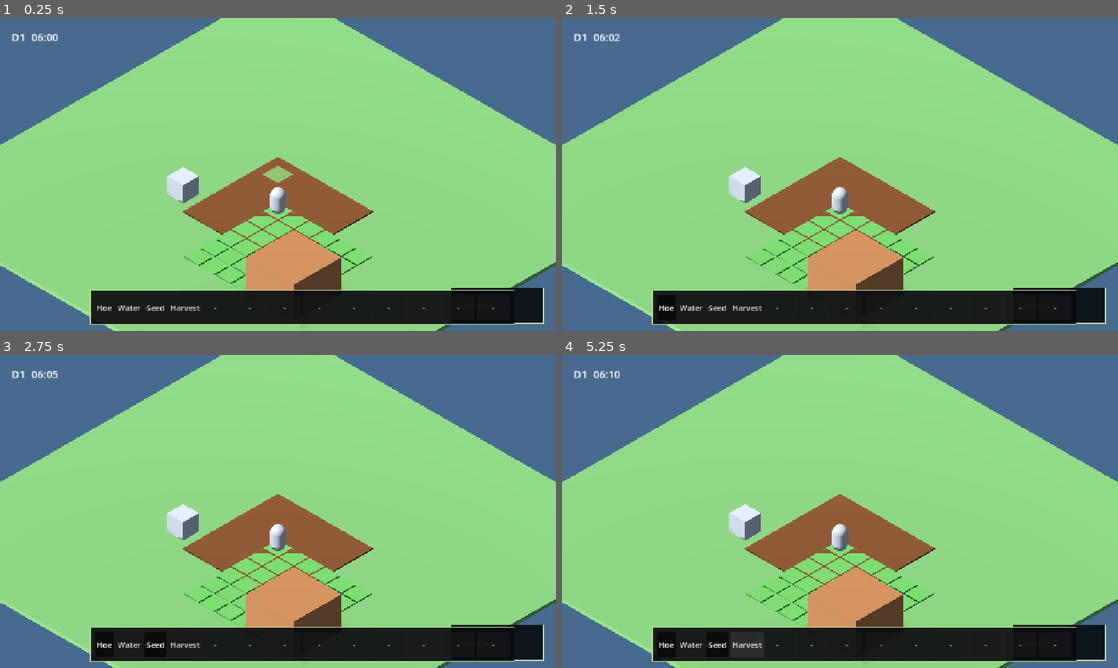
Above: before the commit, frames 1-4 (two rows, left to right).
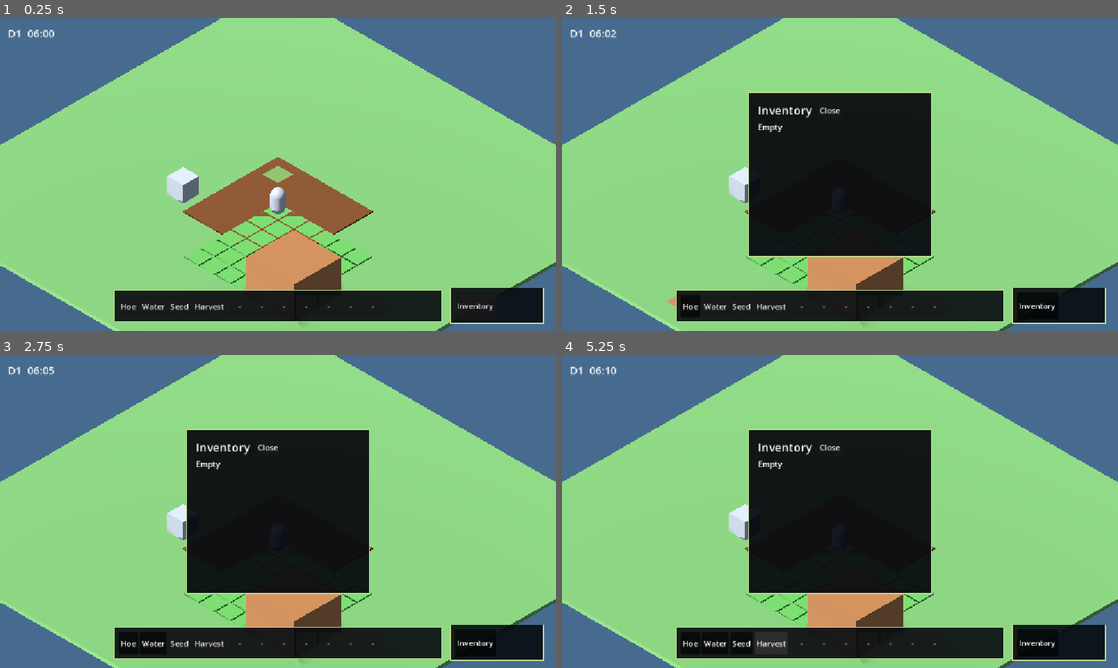
Above: after the commit, the same moments.

Repository: hoangarts1/nongtrai
Game: Godot game, scene res://scenes/main/main.tscn
Two runs of this game, one before a commit and one after it. Both use one fixed random seed, a clock stepped at 60 frames per second and the inputs below.
Inputs:
- Up to frame 1 (0.25 s): no input
- Up to frame 2 (1.5 s): click "Inventory" at 0.5 s; click "-" at 1.25 s
- Up to frame 3 (2.75 s): click "-" at 2 s
- Up to frame 4 (5.25 s): click "-" at 2.75 s; click "-" at 3.5 s; click "-" at 4.25 s; click "-" at 5 s

The runs differ from the first frame. In frame 1, 2.0% of the frame differs, in the area x 1-93%, y 3-98%; in frame 2, 19%; in frame 3, 19%; in frame 4, 20%.

Commit message:
fix: separate HUD layout regions
Co-authored-by: Copilot <223556219+Copilot@users.noreply.github.com>

Diff:
--- a/localization/strings_en.csv
+++ b/localization/strings_en.csv
@@ -1,6 +1,7 @@
 key,value
 UI_INVENTORY_TITLE,Inventory
 UI_INVENTORY_EMPTY,Empty
+UI_CLOSE,Close
 UI_HOTBAR_EMPTY,Empty slot
 UI_DEBUG_TITLE,DEBUG MENU  (Ctrl+M)
 UI_DEBUG_TIME_DAY,Day
--- a/localization/strings_vi.csv
+++ b/localization/strings_vi.csv
@@ -1,6 +1,7 @@
 key,value
 UI_INVENTORY_TITLE,KHO ĐỒ
 UI_INVENTORY_EMPTY,Trống
+UI_CLOSE,Đóng
 UI_HOTBAR_EMPTY,Ô trống
 UI_DEBUG_TITLE,DEBUG MENU  (Ctrl+M)
 UI_DEBUG_TIME_DAY,Ngày
--- a/scenes/main/main.tscn
+++ b/scenes/main/main.tscn
@@ -47,9 +47,11 @@
 [node name="GrayBoxWorld" parent="." instance=ExtResource("1_world")]
 
 [node name="ClockHud" type="Label" parent="."]
-offset_left = 24.0
-offset_top = 24.0
-offset_right = 180.0
+anchor_right = 0.0
+anchor_bottom = 0.0
+offset_left = 16.0
+offset_top = 16.0
+offset_right = 220.0
 offset_bottom = 52.0
 theme_override_colors/font_color = Color(1, 1, 1, 1)
 theme_override_font_sizes/font_size = 22
@@ -57,18 +59,25 @@
 script = ExtResource("2_clock")
 
 [node name="DebugMenu" type="PanelContainer" parent="."]
-offset_left = 24.0
-offset_top = 70.0
-offset_right = 330.0
-offset_bottom = 620.0
+anchor_left = 1.0
+anchor_right = 1.0
+anchor_bottom = 0.0
+offset_left = -360.0
+offset_top = 16.0
+offset_right = -16.0
+offset_bottom = 500.0
 theme_override_styles/panel = SubResource("Style_debug")
 script = ExtResource("4_debug")
 
 [node name="InventoryPanel" type="PanelContainer" parent="."]
-offset_left = 420.0
-offset_top = 70.0
-offset_right = 720.0
-offset_bottom = 360.0
+anchor_left = 0.5
+anchor_top = 0.5
+anchor_right = 0.5
+anchor_bottom = 0.5
+offset_left = -190.0
+offset_top = -170.0
+offset_right = 190.0
+offset_bottom = 170.0
 theme_override_styles/panel = SubResource("Style_inventory")
 script = ExtResource("5_inventory")
 
@@ -89,9 +98,9 @@
 anchor_top = 1.0
 anchor_right = 0.5
 anchor_bottom = 1.0
-offset_left = -390.0
+offset_left = -340.0
 offset_top = -84.0
-offset_right = 390.0
+offset_right = 340.0
 offset_bottom = -18.0
 theme_override_styles/panel = SubResource("Style_hotbar")
 script = ExtResource("7_hotbar")
--- a/scenes/world/gray_box_world.tscn
+++ b/scenes/world/gray_box_world.tscn
@@ -123,9 +123,9 @@
 anchor_right = 0.5
 anchor_bottom = 1.0
 offset_left = -180.0
-offset_top = -130.0
+offset_top = -154.0
 offset_right = 180.0
-offset_bottom = -75.0
+offset_bottom = -98.0
 theme_override_styles/panel = SubResource("Style_prompt")
 script = ExtResource("4_prompt")
 
--- a/scripts/view/debug_menu.gd
+++ b/scripts/view/debug_menu.gd
@@ -81,9 +81,14 @@
 	column.add_child(title)
 	_status_label = Label.new()
 	column.add_child(_status_label)
+	var action_scroll: ScrollContainer = ScrollContainer.new()
+	action_scroll.name = "ActionScroll"
+	action_scroll.size_flags_vertical = Control.SIZE_EXPAND_FILL
+	action_scroll.horizontal_scroll_mode = ScrollContainer.SCROLL_MODE_DISABLED
+	column.add_child(action_scroll)
 	_action_buttons = VBoxContainer.new()
 	_action_buttons.add_theme_constant_override("separation", 4)
-	column.add_child(_action_buttons)
+	action_scroll.add_child(_action_buttons)
 	for action: Dictionary in _actions:
 		_add_action_button(action["label"] as String, action["callback"] as Callable)
 
--- a/scripts/view/hotbar_panel.gd
+++ b/scripts/view/hotbar_panel.gd
@@ -68,7 +68,7 @@
 	var slots: Array[Dictionary] = _inventory.get_slots()
 	for index: int in range(_inventory.capacity):
 		var button: Button = Button.new()
-		button.custom_minimum_size = Vector2(68, 52)
+		button.custom_minimum_size = Vector2(42, 40)
 		button.toggle_mode = true
 		button.mouse_filter = Control.MOUSE_FILTER_STOP
 		button.tooltip_text = tr("UI_HOTBAR_EMPTY") if index >= slots.size() else String(DataRegistry.get_item(slots[index]["item_id"]).get("display_name"))
--- a/scripts/view/inventory_panel.gd
+++ b/scripts/view/inventory_panel.gd
@@ -52,7 +52,17 @@
 	var title: Label = Label.new()
 	title.text = tr("UI_INVENTORY_TITLE")
 	title.add_theme_font_size_override("font_size", 24)
-	_list.add_child(title)
+	var heading: HBoxContainer = HBoxContainer.new()
+	heading.add_theme_constant_override("separation", 12)
+	_list.add_child(heading)
+	heading.add_child(title)
+	var close_button: Button = Button.new()
+	close_button.text = tr("UI_CLOSE")
+	close_button.tooltip_text = tr("UI_CLOSE")
+	close_button.size_flags_horizontal = Control.SIZE_SHRINK_END
+	close_button.mouse_filter = Control.MOUSE_FILTER_STOP
+	close_button.pressed.connect(toggle_inventory)
+	heading.add_child(close_button)
 	if _inventory == null or _inventory.get_slots().is_empty():
 		var empty_label: Label = Label.new()
 		empty_label.text = tr("UI_INVENTORY_EMPTY")
--- /dev/null
+++ b/tests/unit/test_ui_layout.gd
@@ -0,0 +1,43 @@
+extends GutTest
+
+const VIEWPORT_SIZES: Array[Vector2i] = [
+	Vector2i(1152, 648),
+	Vector2i(1280, 720),
+	Vector2i(1920, 1080)
+]
+
+func test_hud_regions_are_inside_viewport_and_do_not_overlap() -> void:
+	var main_scene: PackedScene = preload("res://scenes/main/main.tscn")
+	for viewport_size: Vector2i in VIEWPORT_SIZES:
+		get_tree().root.size = viewport_size
+		get_viewport().size = viewport_size
+		var main: Node = main_scene.instantiate()
+		get_tree().root.add_child(main)
+		await get_tree().process_frame
+		var debug_menu: Control = main.get_node("DebugMenu")
+		var inventory: Control = main.get_node("InventoryPanel")
+		var hotbar: Control = main.get_node("HotbarPanel")
+		var button_bar: Control = main.get_node("HudButtonBar")
+		var clock: Control = main.get_node("ClockHud")
+		var prompt: Control = main.get_node("GrayBoxWorld/InteractionLayer/InteractionPrompt")
+		debug_menu.visible = true
+		inventory.visible = true
+		prompt.visible = true
+		var controls: Array[Control] = []
+		controls.append(clock)
+		controls.append(debug_menu)
+		controls.append(inventory)
+		controls.append(hotbar)
+		controls.append(button_bar)
+		controls.append(prompt)
+		for control: Control in controls:
+			var rect: Rect2 = control.get_global_rect()
+			assert_true(Rect2(Vector2.ZERO, Vector2(viewport_size)).encloses(rect), "Outside viewport at %s: %s %s" % [viewport_size, control.name, rect])
+		var pairs: Array[Array] = [
+			[clock, debug_menu], [clock, inventory], [debug_menu, inventory],
+			[debug_menu, hotbar], [debug_menu, button_bar], [inventory, hotbar],
+			[inventory, button_bar], [hotbar, button_bar], [prompt, hotbar]
+		]
+		for pair: Array in pairs:
+			assert_false(pair[0].get_global_rect().intersects(pair[1].get_global_rect()), "Overlap at %s: %s %s / %s %s" % [viewport_size, pair[0].name, pair[0].get_global_rect(), pair[1].name, pair[1].get_global_rect()])
+		main.queue_free()
Not shown, added: docs/UI_LAYOUT.md
